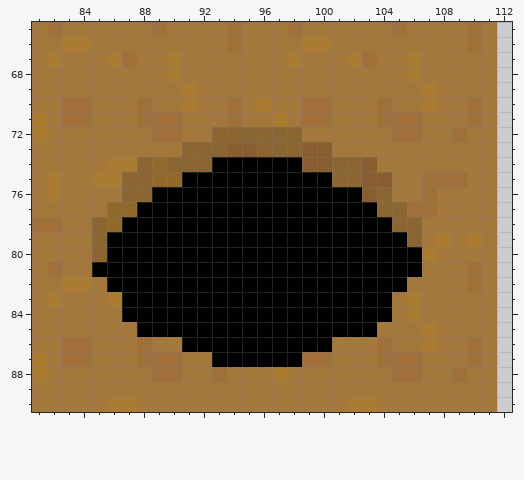
File history of a pixel-art file, art/tilemap.aseprite. The picture above is the old version.
256x256 pixels, 1 frame. Colours within 5 levels of each other are drawn and written as one. Shown: x 81..112, y 65..90.
After:
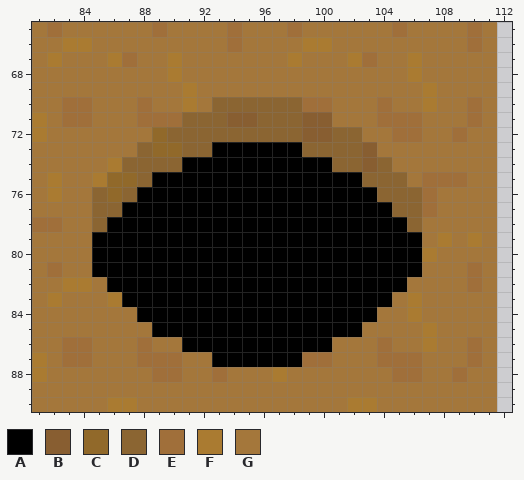
Palette (. is transparent): A #000000  B #885e31  C #91692a  D #8b6532  E #a06f3a  F #aa7b31  G #a4773b
The edit:
Changed rows in their new state; - is an unchanged pixel.
Layer "Layer 2":
first column x 85:
70 --------DDDDDD--------
71 ------DDDBBDDDBB------
72 ----CDDD------BBDD----
73 ---DCC--AAAAAADDDDB---
74 --D-D-AA------AA---D--
75 -CC-AA----------AADDD-
76 DC-A--------------A-DD
77 DDA----------------A-D
78 -A------------------A-
79 A--------------------A
80 A---------------------
first column x 87:
84 G----------------G
85 -G--------------G-
